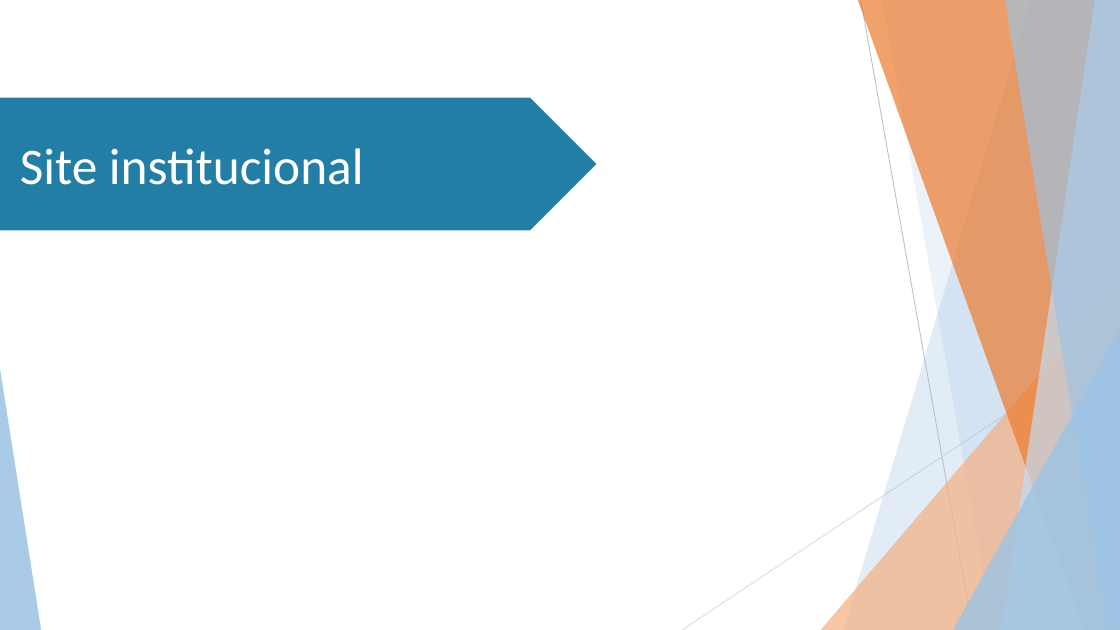
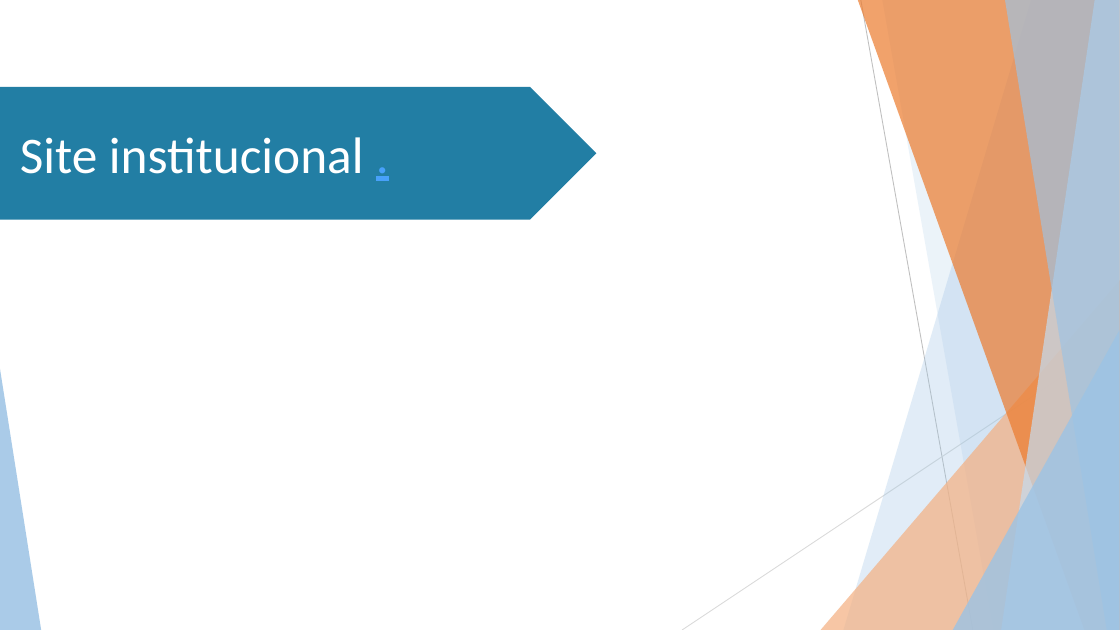
Before and after one commit to Stefany-hub/Projeto2.0, a slide deck: slide 16 of apresentação/MIT PPT (Projeto 2.0).pptx (slide 15 before the commit). Drawn at 1120x630 pixels with LibreOffice and Linux fonts; fonts in the diff are those of the drawing; background and template pictures are left out. Boxes give left, top, right and bottom in pixels: in the first picture for what was removed or moved away, otherwise in the second. Text is boxed around its words. In the diff, an @@ line names an element or a change of style, - is before the commit and + after.

```diff
--- a/apresentação/MIT PPT (Projeto 2.0).pptx
+++ b/apresentação/MIT PPT (Projeto 2.0).pptx
@@ pentagon arrow "Site institucional .": place and size @@
-pentagon arrow "Site institucional ." at box(0, 97, 597, 230)
+pentagon arrow "Site institucional ." at box(0, 87, 597, 219)
@@ text in pentagon arrow at box(20, 137, 364, 174): text changed @@
-Site institucional
+Site institucional .
```
Also in this commit, not shown: 3 other slides changed, 1 slide added.
